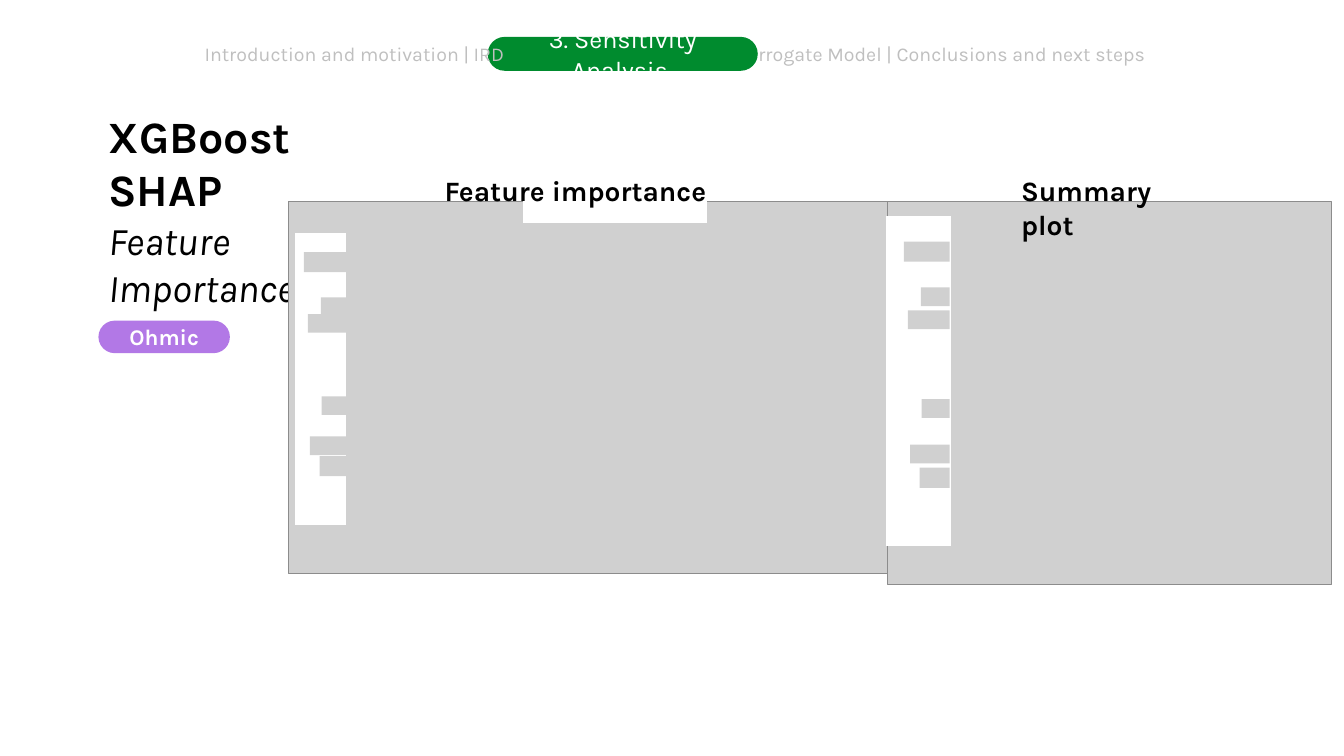
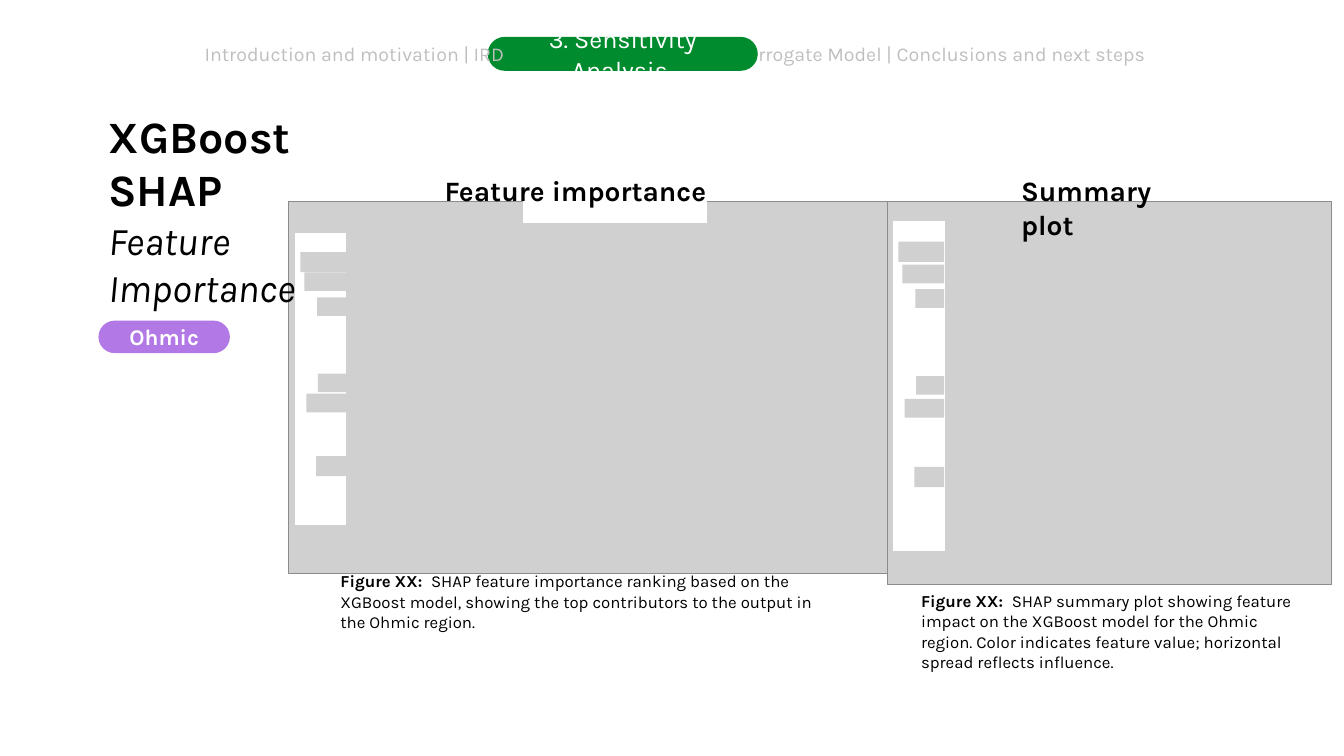
Before and after one commit to DejvisT/Sensitivity-Analysis-and-Surrogate-Modeling-of-PEM-Fuel-Cells, a slide deck: slide 35 of final_presentation_v1.pptx (slide 32 before the commit). Drawn at 1344x756 pixels with LibreOffice and Linux fonts; fonts in the diff are those of the drawing; grey boxes stand for pictures; background and template pictures are left out. Boxes give left, top, right and bottom in pixels: in the first picture for what was removed or moved away, otherwise in the second. Text is boxed around its words. In the diff, an @@ line names an element or a change of style, - is before the commit and + after.

Commit message:
add functions to summarize rankings

```diff
--- a/final_presentation_v1.pptx
+++ b/final_presentation_v1.pptx
@@ rectangle: place and size @@
-rectangle at [887, 218, 950, 545]
+rectangle at [894, 222, 944, 549]
@@ 4 pictures: place and size @@
-4 pictures at [308, 311, 950, 464]
+4 pictures at [304, 265, 944, 418]
@@ 3 pictures: place and size @@
-3 pictures at [904, 242, 951, 488]
+3 pictures at [898, 242, 945, 487]
@@ picture: place and size @@
-picture at [322, 396, 350, 415]
+picture at [318, 374, 346, 393]
@@ picture added at [917, 376, 945, 395] @@
@@ picture removed at [922, 399, 950, 418] @@
@@ text added at [340, 573, 812, 628], 12 pt, text #000000 @@
+Figure XX: SHAP feature importance ranking based on the XGBoost model, showing the top contributors to the output in the Ohmic region.
@@ text added at [921, 595, 1291, 672], 12 pt, text #000000 @@
+Figure XX: SHAP summary plot showing feature impact on the XGBoost model for the Ohmic region. Color indicates feature value; horizontal spread reflects influence.
```
Also in this commit, not shown: 4 other slides changed, 8 slides added, 2 other files.
